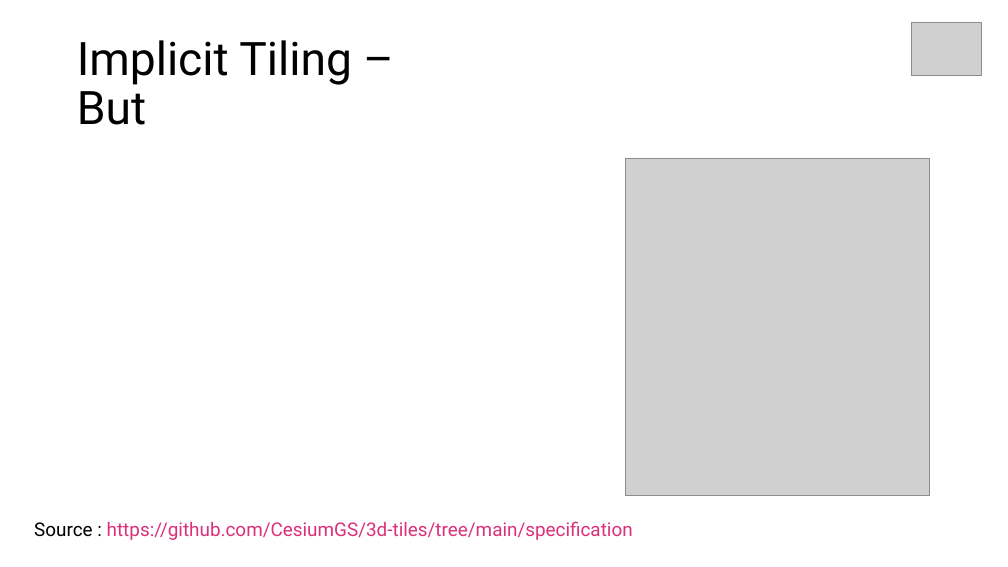
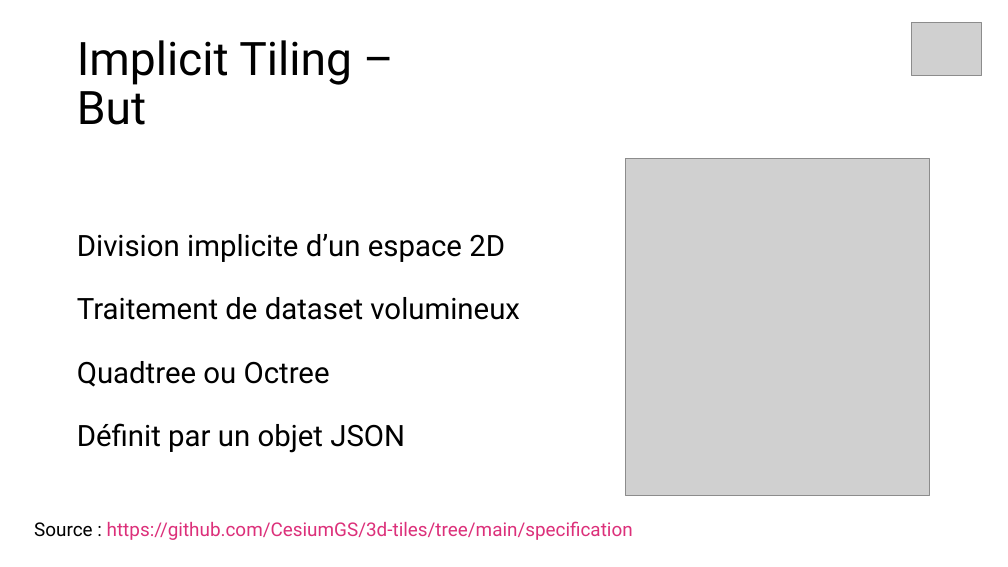
Before and after one commit to IEscher/incubator-baremaps-TB-ian, a slide deck: slide 7 of presentation/Presentation.pptx. Drawn at 1008x567 pixels with LibreOffice and Linux fonts; fonts in the diff are those of the drawing; grey boxes stand for pictures. Boxes give left, top, right and bottom in pixels: in the first picture for what was removed or moved away, otherwise in the second. Text is boxed around its words. In the diff, an @@ line names an element or a change of style, - is before the commit and + after.

```diff
--- a/presentation/Presentation.pptx
+++ b/presentation/Presentation.pptx
@@ text added at (77,234,520,453), 28 pt, text #000000 @@
+Division implicite d’un espace 2D
+Traitement de dataset volumineux
+Quadtree ou Octree
+Définit par un objet JSON
```
Also in this commit, not shown: 11 other slides changed, 9 slides added, 1 other file.
